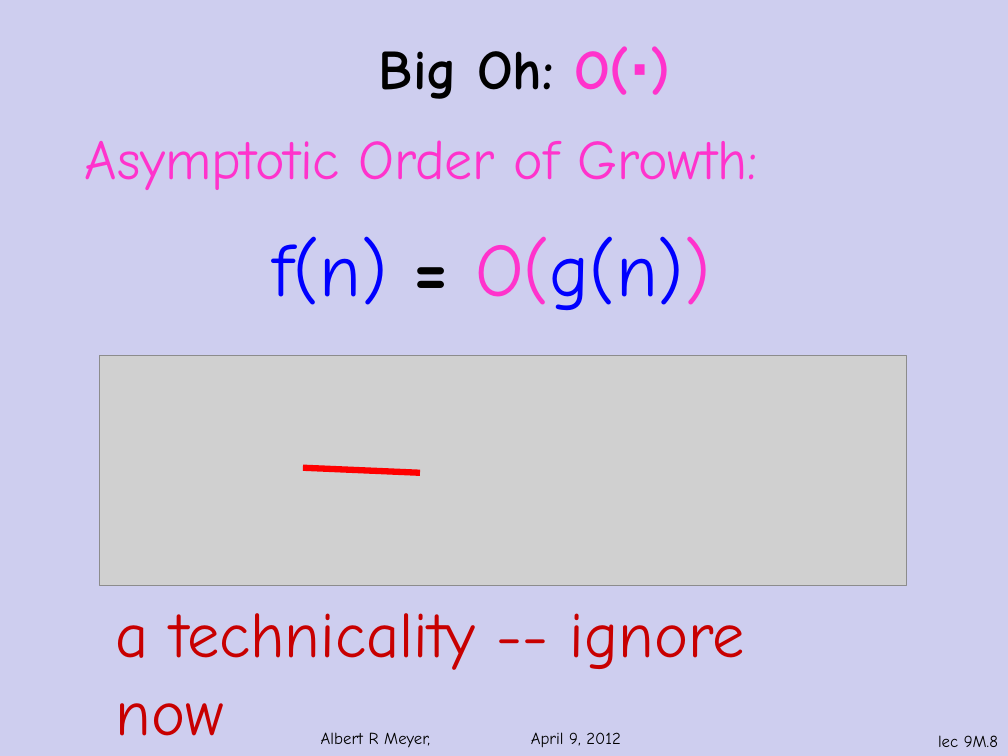
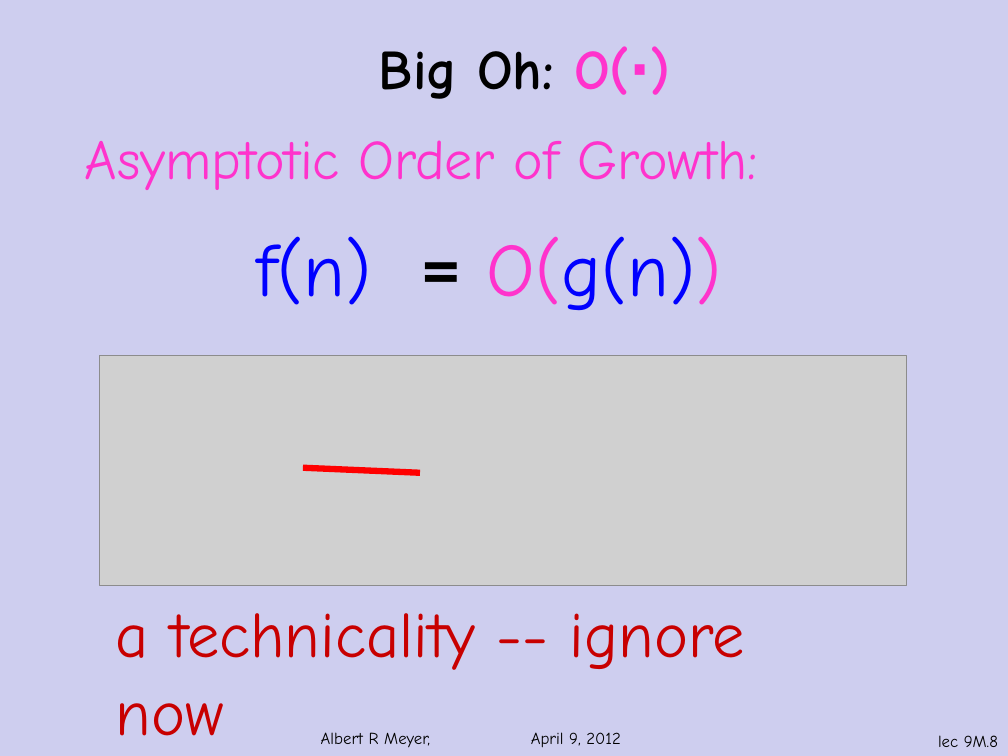
Before and after one commit to armeyer/mcs_web, a slide deck: slide 8 of spring12/slidesS12/asymptotics.pptx. Drawn at 1008x756 pixels with LibreOffice and Linux fonts; fonts in the diff are those of the drawing; grey boxes stand for pictures; background and template pictures are left out. Boxes give left, top, right and bottom in pixels: in the first picture for what was removed or moved away, otherwise in the second. Text is boxed around its words. In the diff, an @@ line names an element or a change of style, - is before the commit and + after.

```diff
--- a/spring12/slidesS12/asymptotics.pptx
+++ b/spring12/slidesS12/asymptotics.pptx
@@ text "f(n) = O(g(n))": place and size @@
-text "f(n) = O(g(n))" at (273,236,710,310)
+text "f(n) = O(g(n))" at (257,236,722,310)
@@ text "f(n) = O(g(n))" at (257,236,722,310): font Comic Neue to Calibri in "=" @@
```
Also in this commit, not shown: 15 other slides changed.
